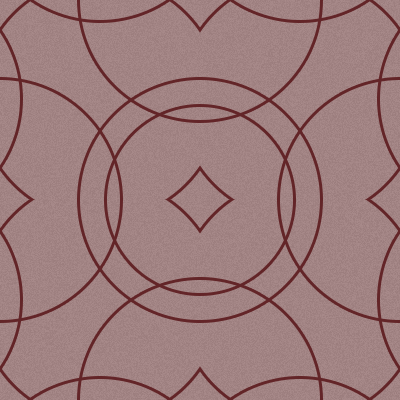
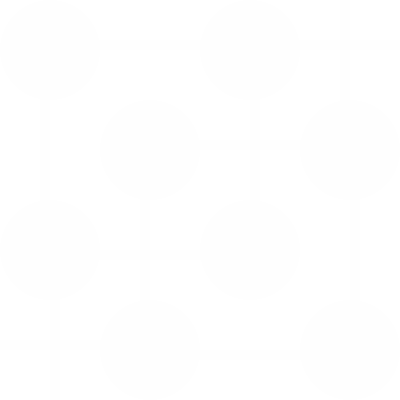
Before/after of a 400px x 400px layered artwork. What changed in the layer stack:
removed layer "楕円形 1 コピー 8" over [0, 0, 400, 400]
added group "グループ 1" with 20 layers above "レイヤー 2" over [0, 0, 400, 400]
added layer "長方形 1 コピー 4" in group "グループ 1" over [140, 163, 150, 338]
added layer "長方形 1 コピー 3" in group "グループ 1" over [350, 163, 360, 338]
added layer "長方形 1 コピー" in group "グループ 1" over [250, 75, 260, 250]
added layer "長方形 1 コピー 11" in group "グループ 1" over [340, 0, 350, 129]
added layer "長方形 1 コピー 10" in group "グループ 1" over [50, 263, 60, 400]
added layer "長方形 1 コピー 9" in group "グループ 1" over [0, 340, 146, 350]
added layer "長方形 1 コピー 8" in group "グループ 1" over [284, 40, 400, 50]
added layer "長方形 1 コピー 7" in group "グループ 1" over [50, 40, 225, 50]
added layer "長方形 1 コピー 6" in group "グループ 1" over [50, 250, 225, 260]
added layer "長方形 1 コピー 5" in group "グループ 1" over [175, 350, 350, 360]
added layer "長方形 1 コピー 2" in group "グループ 1" over [175, 140, 350, 150]
added layer "長方形 1" in group "グループ 1" over [40, 75, 50, 250]
added layer "楕円形 1 コピー 7" in group "グループ 1" over [300, 300, 400, 400]
added layer "楕円形 1 コピー 6" in group "グループ 1" over [300, 100, 400, 200]
added layer "楕円形 1 コピー 5" in group "グループ 1" over [0, 0, 100, 100]
added layer "楕円形 1 コピー 4" in group "グループ 1" over [0, 200, 100, 300]
added layer "楕円形 1 コピー 3" in group "グループ 1" over [100, 300, 200, 400]
added layer "楕円形 1 コピー 2" in group "グループ 1" over [200, 0, 300, 100]
added layer "楕円形 1 コピー" in group "グループ 1" over [200, 200, 300, 300]
moved "楕円形 1" into group "グループ 1", painted on it over [80, 80, 320, 320]
removed layer "楕円形 2" over [107, 107, 293, 293]
hid "レイヤー 2", painted on it over [0, 0, 400, 400]
